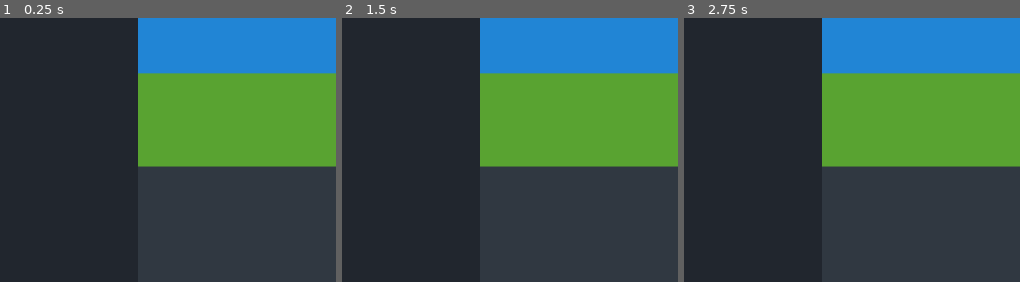
Above: before the commit, frames 1-3 (left to right).
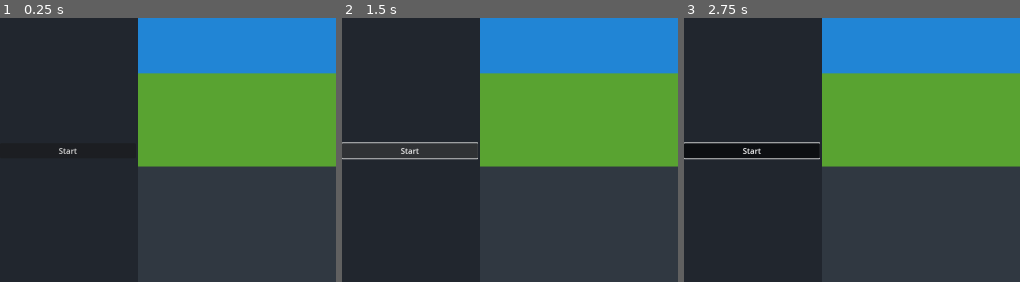
Above: after the commit, the same moments.

Repository: Yamam-al/frogger_godot
Game: Godot game, scene res://main.tscn
The game is run twice, just before and just after one commit, with the same random seed, the same clock (stepped at 60 frames per second) and the same inputs.
Inputs (mouse positions are % of the whole screen's width and height, from its top left):
- Up to frame 1 (0.25 s): no input
- Up to frame 2 (1.5 s): click (10, 50) at 0.5 s, where only the run after the commit has a clickable "Start"; click (10, 50) at 1.25 s, where only the run after the commit has a clickable "Start"
- Up to frame 3 (2.75 s): tap Enter at 2 s; hold Right (ui_right) from 2.03 s (still down)
The pictures show only the part of the screen within x 0-50%, y 25-75%; the shares and areas given below are measured in that part.

The runs differ from the first frame. In frame 1, less than 0.1% of the frame differs, in the area x 17-23%, y 49-52%; in frame 2, 0.7%; in frame 3, 2.7%, in the area x 0-41%, y 46-54%.

Commit message:
Some work

Diff:
--- a/main.tscn
+++ b/main.tscn
@@ -19,6 +19,12 @@
 clip_contents = true
 custom_minimum_size = Vector2(280, 0)
 layout_mode = 2
+alignment = 1
+
+[node name="StartButton" type="Button" parent="HBoxContainer/uiLeft"]
+layout_mode = 2
+toggle_mode = true
+text = "Start"
 
 [node name="SubViewportContainer" type="SubViewportContainer" parent="HBoxContainer"]
 layout_mode = 2
@@ -45,6 +51,7 @@
 
 [node name="truck" parent="HBoxContainer/SubViewportContainer/SubViewport/agents" instance=ExtResource("4_lbmor")]
 visible = false
+position = Vector2(1024, 598)
 
 [node name="Player" parent="HBoxContainer/SubViewportContainer/SubViewport/agents" instance=ExtResource("2_in21d")]
 visible = false
--- a/project.godot
+++ b/project.godot
@@ -12,7 +12,7 @@
 
 config/name="Frogger"
 run/main_scene="res://main.tscn"
-config/features=PackedStringArray("4.3", "Forward Plus")
+config/features=PackedStringArray("4.4", "Forward Plus")
 config/icon="res://icon.svg"
 
 [autoload]
--- a/scripts/network.gd
+++ b/scripts/network.gd
@@ -14,11 +14,12 @@
 var RiverTurtleScene = preload("res://turtle.tscn")
 var PadScene         = preload("res://pad.tscn")
 var FrogScene        = preload("res://player.tscn")
+var has_started := false
 
 
 # onready fetches the real node once the scene is ready
 @onready var agents_container: Node = get_tree().get_current_scene().get_node("HBoxContainer/SubViewportContainer/SubViewport/agents")
-
+@onready var StartButton: Button = get_tree().get_current_scene().get_node("HBoxContainer/uiLeft/StartButton")
 
 
 func _ready():
@@ -30,11 +31,17 @@
 	if err != OK:
 		push_error("WebSocketPeer.connect failed: %s" % err)
 	set_process(true)
+	# Toggle-Setup
+	StartButton.toggle_mode = true
+	StartButton.text = "Start"
+	StartButton.button_pressed = false
+	StartButton.toggled.connect(_on_start_toggled)
 
 var input_cooldown := 0.2
 var time_since_last_input := 0.0
 
 func _process(delta):
+
 	time_since_last_input += delta
 
 	var direction := "null"
@@ -53,7 +60,6 @@
 		if direction != "null" and socket.get_ready_state() == WebSocketPeer.STATE_OPEN:
 			var input_msg = {
 				"type": "input",
-				"agent_id": 1,
 				"direction": direction
 			}
 			print("Sending msg to socket: %s" % input_msg)
@@ -135,3 +141,26 @@
 				agents[id].update_state(pos, head)
 			"frog":
 				agents[id].update_state(pos, head)
+
+func _on_start_toggled(pressed: bool) -> void:
+	if socket.get_ready_state() != WebSocketPeer.STATE_OPEN:
+		push_warning("WebSocket not open")
+		return
+	if not has_started:
+	# erster Klick => Start
+		var msg = {"type": "control", "cmd": "start"}
+		socket.send_text(JSON.stringify(msg))
+		has_started = true
+		StartButton.text = "Pause"      # jetzt kann man pausieren
+		StartButton.button_pressed = true
+		return
+
+	# Danach ist es ein echter Toggle:
+	if pressed:
+		# Button ist „down“ ⇒ Resume läuft ⇒ Button zeigt 'Pause'
+		socket.send_text(JSON.stringify({"type":"control","cmd":"resume"}))
+		StartButton.text = "Pause"
+	else:
+		# Button ist „up“ ⇒ Pause ⇒ Button zeigt 'Resume'
+		socket.send_text(JSON.stringify({"type":"control","cmd":"pause"}))
+		StartButton.text = "Resume"
--- a/truck.tscn
+++ b/truck.tscn
@@ -10,10 +10,12 @@
 script = ExtResource("1_r6uff")
 
 [node name="Sprite2D" type="Sprite2D" parent="."]
+position = Vector2(-28.7078, -0.629597)
 rotation = -1.5708
 texture = ExtResource("1_snepr")
+offset = Vector2(-0.629701, 28.7078)
 
 [node name="CollisionShape2D" type="CollisionShape2D" parent="."]
-position = Vector2(0, 1.5)
+position = Vector2(-1, 0)
 rotation = -1.5708
 shape = SubResource("RectangleShape2D_ga20w")
Not shown: 1 places in car.tscn that only renumber resources
Not shown, changed: fonts/Xolonium-Regular.ttf.import
Not shown: 1 places in log.tscn that only renumber resources
Not shown: 1 places in main.tscn that only renumber resources
Not shown: 1 places in player.tscn that only renumber resources
Not shown, added: scripts/agent.gd.uid
Not shown, added: scripts/network.gd.uid
Not shown: 1 places in truck.tscn that only renumber resources
Not shown: 1 places in turtle.tscn that only renumber resources
